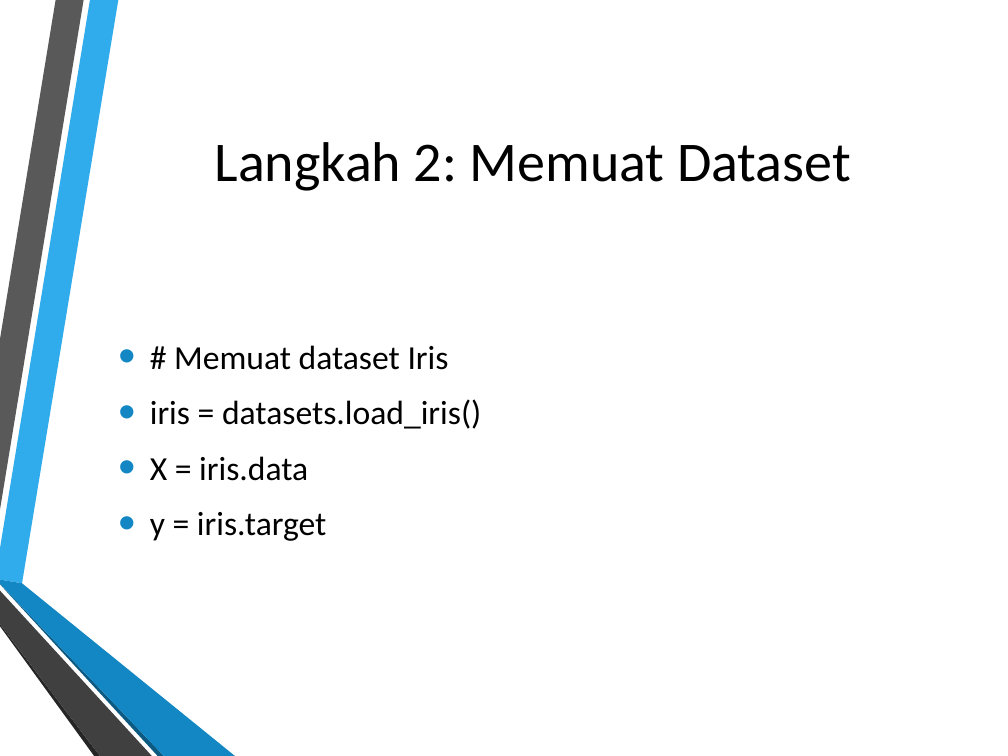
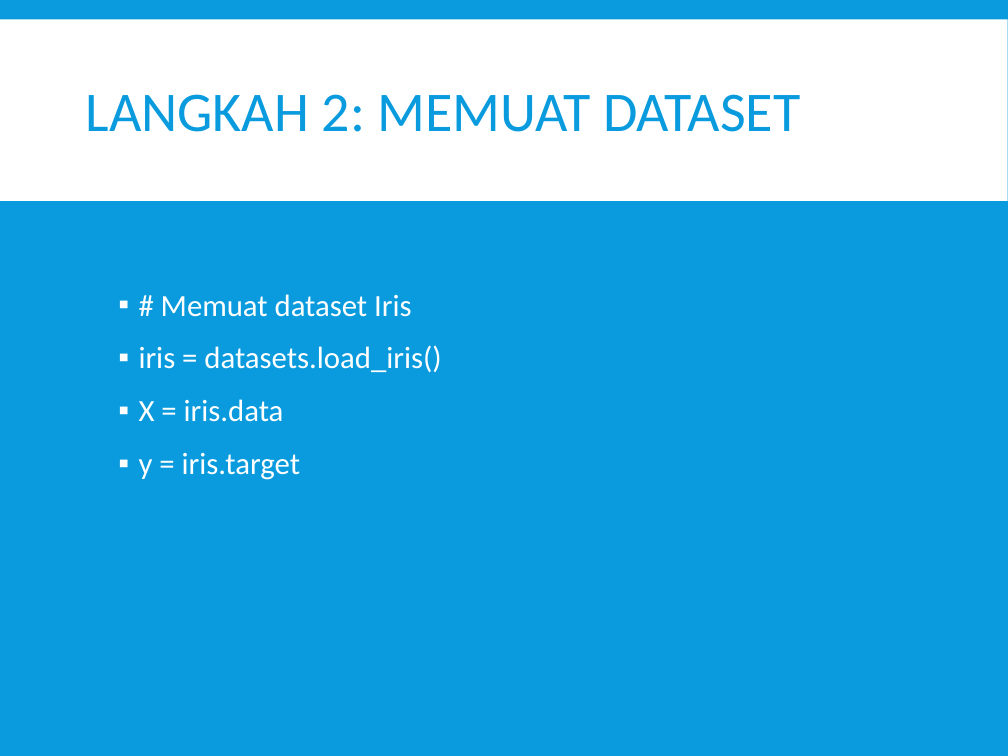
Before and after one commit to Adesartika33/Proyek-Analisis-Data-Dataset-Iris, a slide deck: slide 4 of Proyek_Analisis_Dataset_Iris_Ade Sartika Johanna Lumbantobing.pptx. Drawn at 1008x756 pixels with LibreOffice and Linux fonts; fonts in the diff are those of the drawing; background and template pictures are left out. Boxes give left, top, right and bottom in pixels: in the first picture for what was removed or moved away, otherwise in the second. Text is boxed around its words. In the diff, an @@ line names an element or a change of style, - is before the commit and + after.

```diff
--- a/Proyek_Analisis_Dataset_Iris_Ade Sartika Johanna Lumbantobing.pptx
+++ b/Proyek_Analisis_Dataset_Iris_Ade Sartika Johanna Lumbantobing.pptx
@@ background picture (left out) to #099BDD @@
@@ rectangle added at (0,19,1008,201), fill #FFFFFF @@
@@ title at (86,94,800,132): text changed; text colour #000000 to #099BDD @@
-Langkah 2: Memuat Dataset
+LANGKAH 2: MEMUAT DATASET
@@ text "# Memuat dataset Iris" at (139,294,441,480): size 24 to 22 pt, text colour #000000 to #FFFFFF; bullet • to ▪; line spacing 1 to 0.9; more space between paragraphs; bullet colour #1287C3 to #FFFFFF; vertical alignment middle to top @@
@@ group removed at (0,0,235,756): 6 freeform shapes @@
```
Also in this commit, not shown: 12 other slides changed, 2 slides added.
